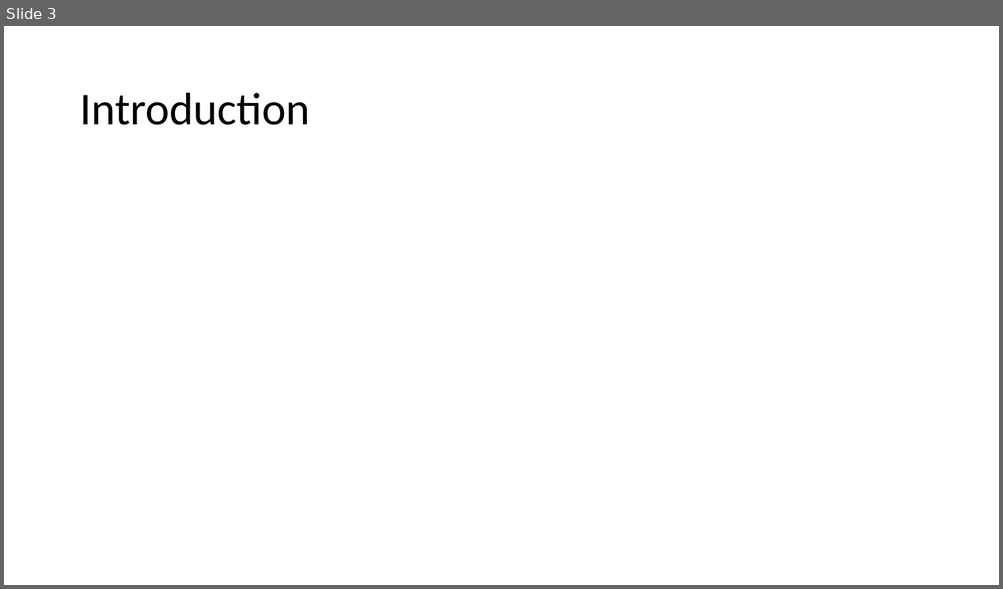
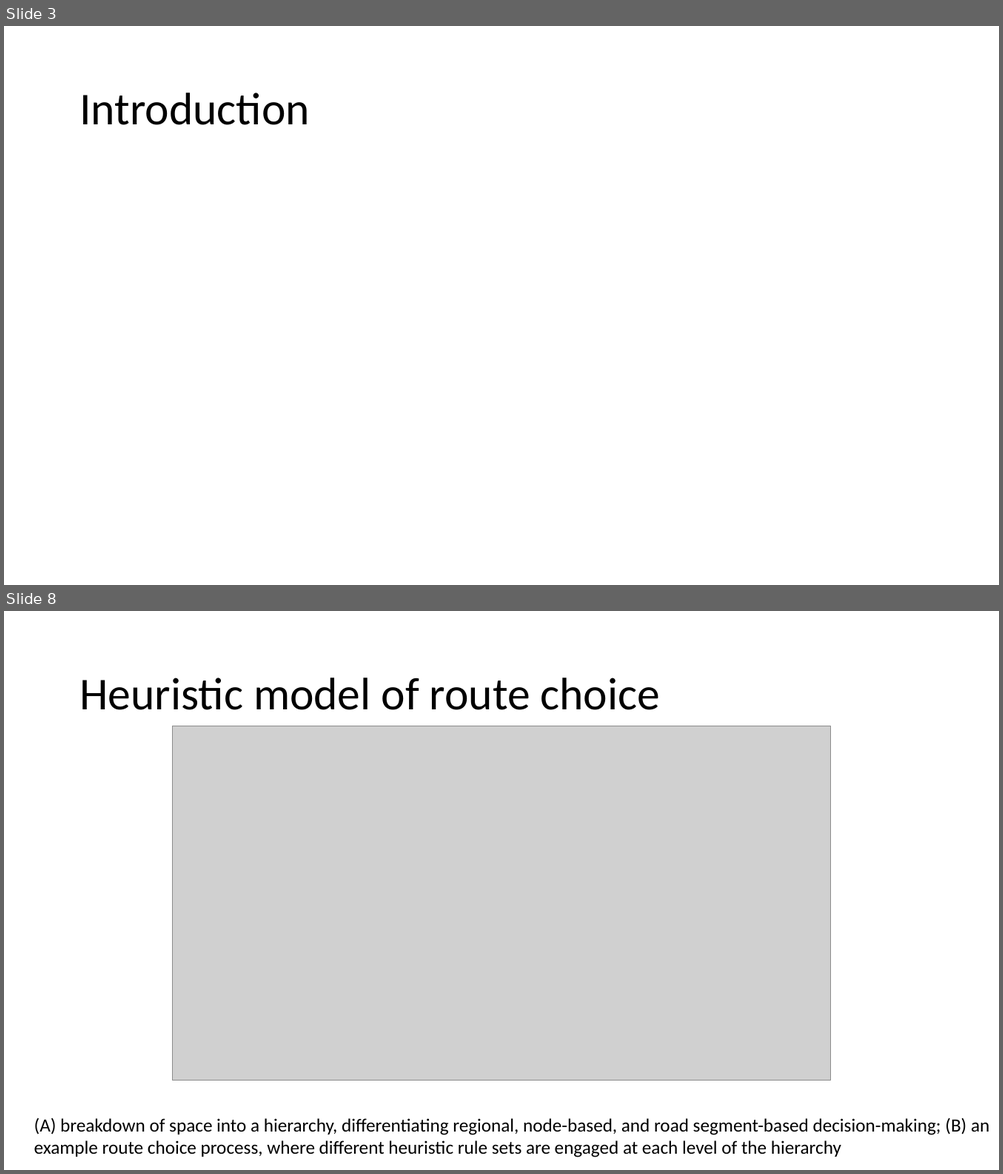
Before and after one commit to abmgis/abmgis, a slide deck: Chapter07-ModellingHumanBehaviour/Chapter7.pptx. Shown one above the other, each under a label of ours: slide 3 before the commit, slides 3 and 8 after it; the slides between them are not shown. The pictures are 1003x589 and 1003x1174 pixels, drawn with LibreOffice and Linux fonts; fonts in the diff are those of the drawing; grey boxes stand for pictures. Boxes give left, top, right and bottom in pixels: in the first picture for what was removed or moved away, otherwise in the second. Text is boxed around its words. In the diff, an @@ line names an element or a change of style, - is before the commit and + after.

```diff
--- a/Chapter07-ModellingHumanBehaviour/Chapter7.pptx
+++ b/Chapter07-ModellingHumanBehaviour/Chapter7.pptx
@@ slide 8 added at (x1=4, y1=611, x2=999, y2=1170), background #FFFFFF @@
@@ title added at (x1=79, y1=678, x2=660, y2=710), 44 pt, text #000000 @@
+Heuristic model of route choice
@@ picture added at (x1=172, y1=726, x2=831, y2=1081) @@
@@ text added at (x1=34, y1=1118, x2=989, y2=1158), 18 pt, text #000000 @@
+(A) breakdown of space into a hierarchy, differentiating regional, node-based, and road segment-based decision-making; (B) an example route choice process, where different heuristic rule sets are engaged at each level of the hierarchy
```
Also in this commit, not shown: 7 other slides added, 1 other file.
